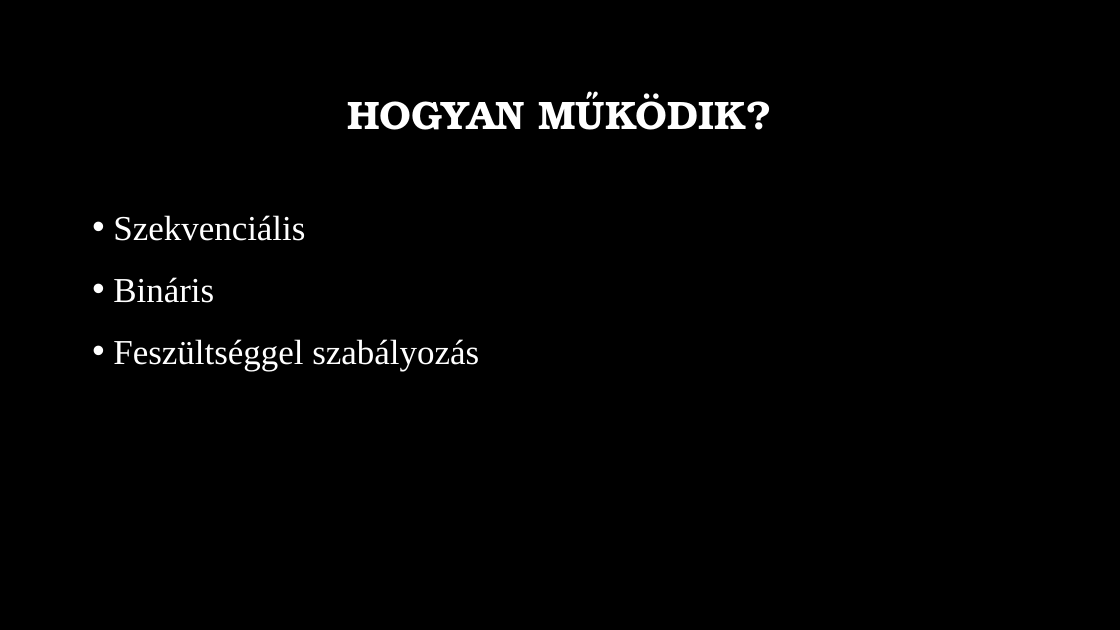
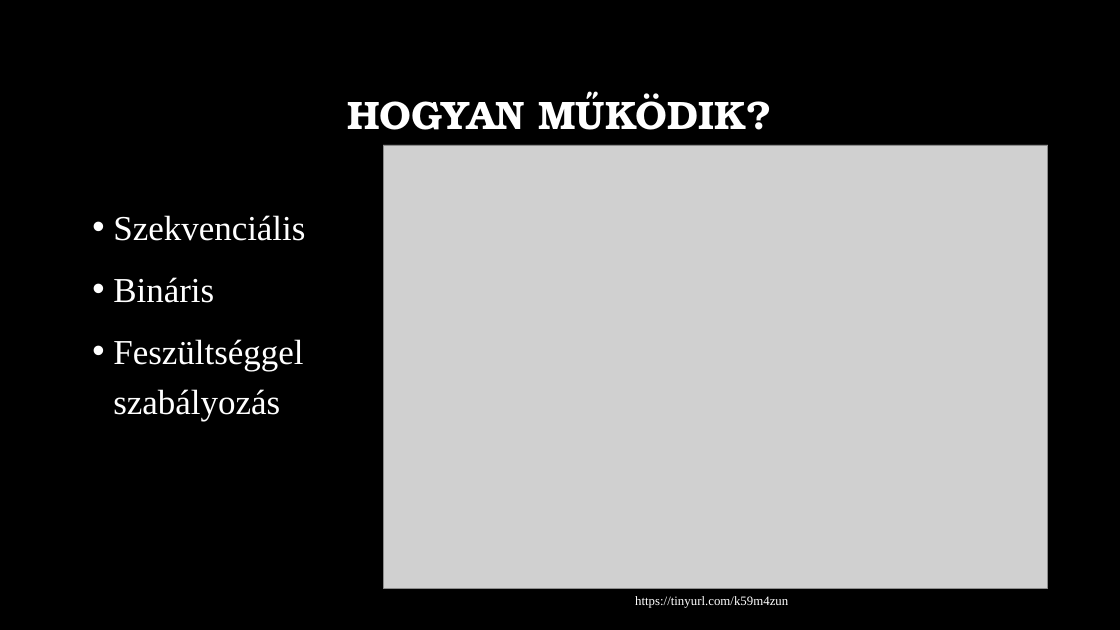
Before and after one commit to MszrsRicsi/Paprika, a slide deck: slide 5 of Processzorok.pptx. Drawn at 1120x630 pixels with LibreOffice and Linux fonts; fonts in the diff are those of the drawing; grey boxes stand for pictures; background and template pictures are left out. Boxes give left, top, right and bottom in pixels: in the first picture for what was removed or moved away, otherwise in the second. Text is boxed around its words. In the diff, an @@ line names an element or a change of style, - is before the commit and + after.

```diff
--- a/Processzorok.pptx
+++ b/Processzorok.pptx
@@ picture added at [383,145,1049,589] @@
@@ text "Szekvenciális" rewrapped from [113,215,479,371] to [113,215,305,421] @@
@@ text added at [635,596,788,608], 11 pt, text #FFFFFF @@
+https://tinyurl.com/k59m4zun
```
Also in this commit, not shown: 1 slide added.
